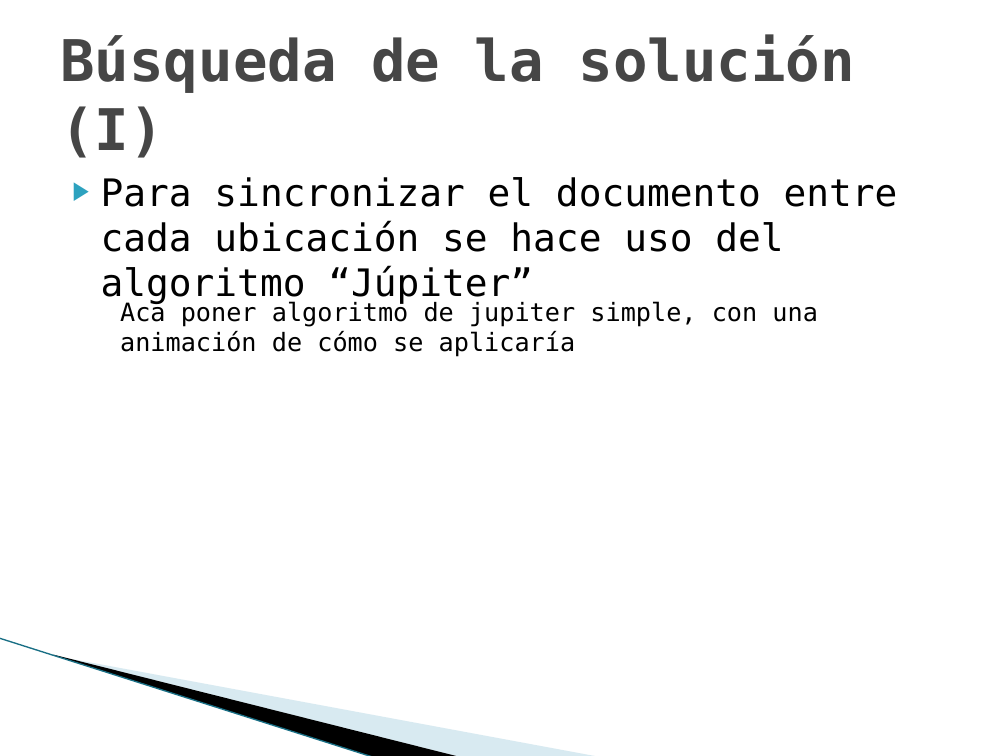
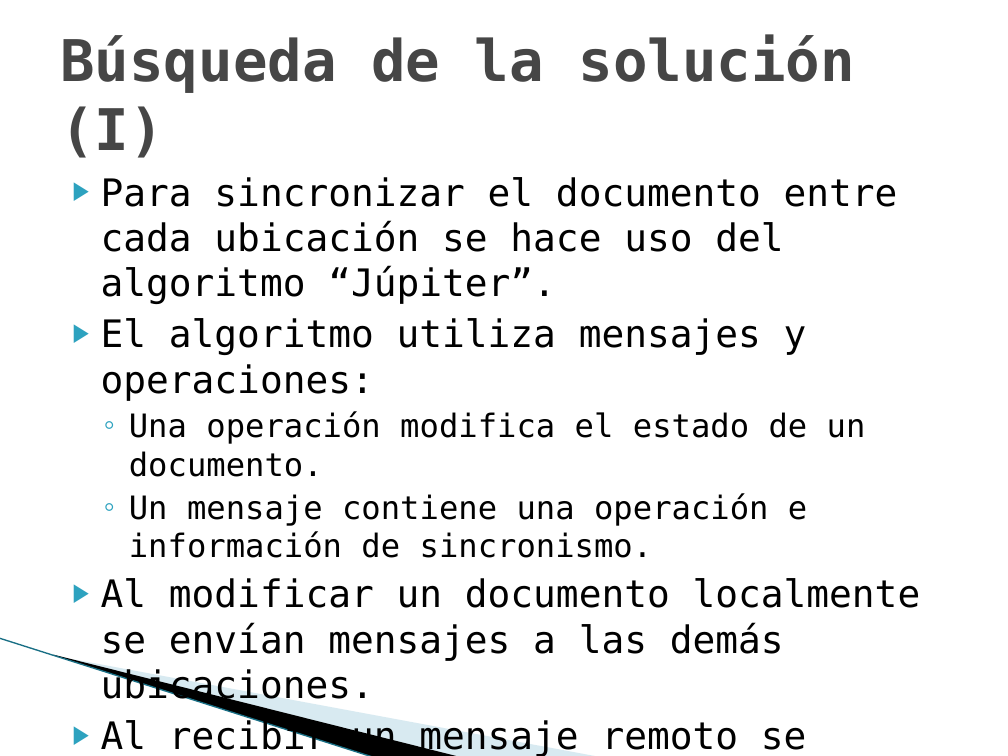
Before and after one commit to maurociancio/parallel-editor, a slide deck: slide 8 of doc/presentacion/presentacion.pptx (slide 7 before the commit). Drawn at 1008x756 pixels with LibreOffice and Linux fonts; fonts in the diff are those of the drawing; background and template pictures are left out. Boxes give left, top, right and bottom in pixels: in the first picture for what was removed or moved away, otherwise in the second. Text is boxed around its words. In the diff, an @@ line names an element or a change of style, - is before the commit and + after.

```diff
--- a/doc/presentacion/presentacion.pptx
+++ b/doc/presentacion/presentacion.pptx
@@ text at [101,177,921,756]: text changed @@
-▶ Para sincronizar el documento entre cada ubicación se hace uso del algoritmo “Júpiter”
+▶ Para sincronizar el documento entre cada ubicación se hace uso del algoritmo “Júpiter”.
+▶ El algoritmo utiliza mensajes y operaciones:
+  ◦ Una operación modifica el estado de un documento.
+  ◦ Un mensaje contiene una operación e información de sincronismo.
+▶ Al modificar un documento localmente se envían mensajes a las demás ubicaciones.
+▶ Al recibir un mensaje remoto se transforma la operación y se la aplica localmente.
@@ text removed at [120,300,818,357] @@
-Aca poner algoritmo de jupiter simple, con una animación de cómo se aplicaría
```
Also in this commit, not shown: 1 other slide changed, 1 slide added, 1 other file.
